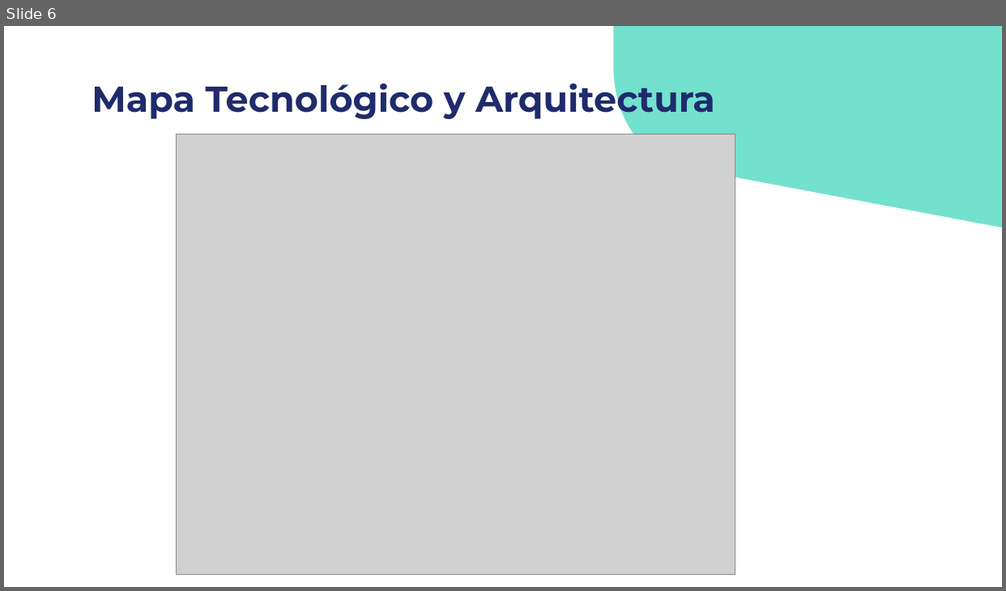
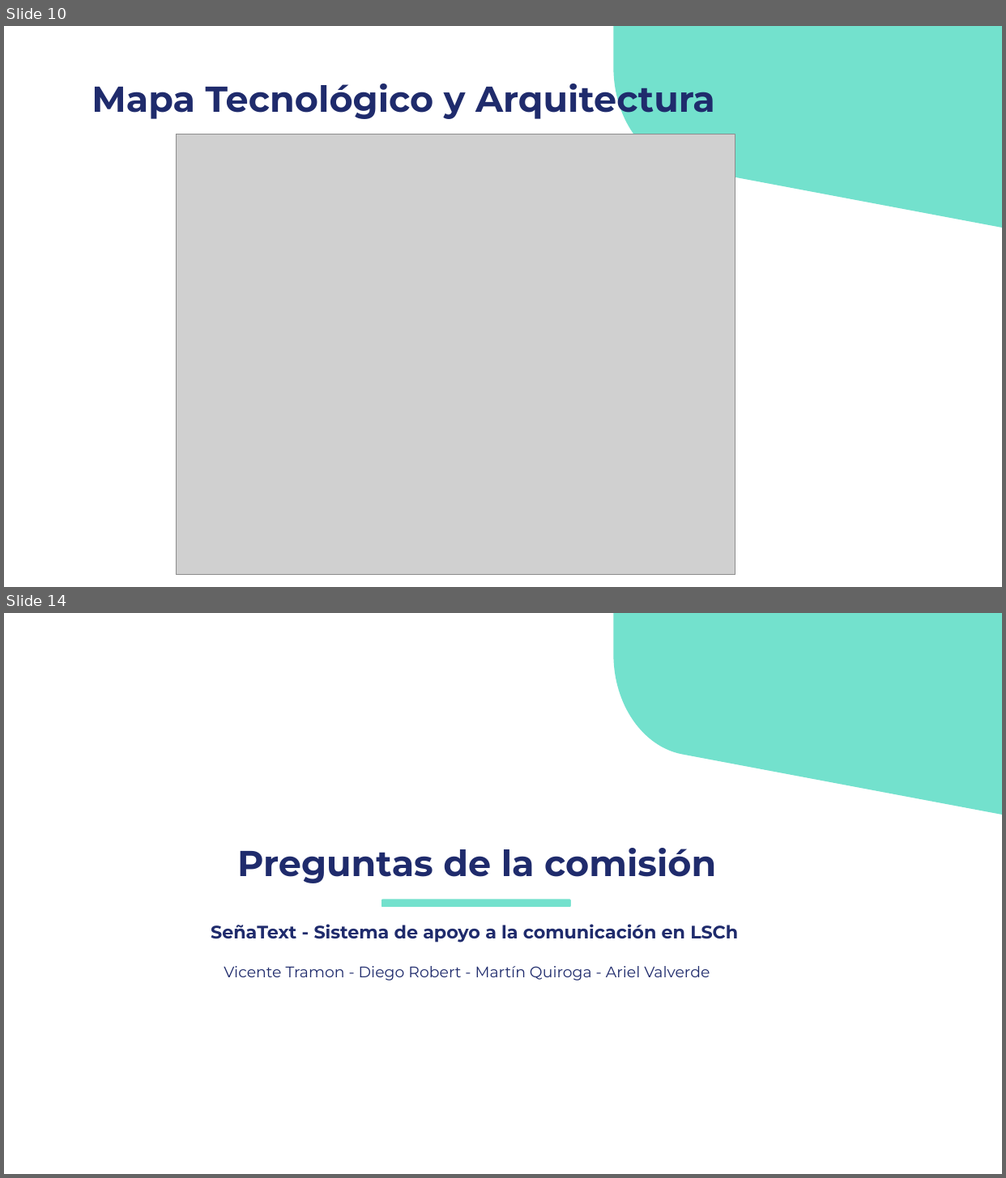
Before and after one commit to mtynnn/senatext, a slide deck: Fase 2/Evidencias Proyecto/Gestion_proyecto/Presentación Proyecto.pptx. Shown one above the other, each under a label of ours: slide 6 before the commit, slides 10 and 14 after it; the slides between them are not shown. The pictures are 1006x591 and 1006x1178 pixels, drawn with LibreOffice and Linux fonts; fonts in the diff are those of the drawing; grey boxes stand for pictures. Boxes give left, top, right and bottom in pixels: in the first picture for what was removed or moved away, otherwise in the second. Text is boxed around its words. In the diff, an @@ line names an element or a change of style, - is before the commit and + after.

```diff
--- a/Fase 2/Evidencias Proyecto/Gestion_proyecto/Presentación Proyecto.pptx
+++ b/Fase 2/Evidencias Proyecto/Gestion_proyecto/Presentación Proyecto.pptx
@@ slide 14 added at (4, 613, 1002, 1174), background #FFFFFF; not listed: 1 template element that a slide beside it also shows @@
@@ title added at (237, 848, 716, 884), 26 pt, text #1F2B6C, bold @@
+Preguntas de la comisión
@@ rounded rectangle added at (381, 898, 572, 907), fill #73E1CD, outline #FFFFFF 0.75 pt @@
@@ title added at (211, 924, 738, 943), 13 pt, text #1F2B6C, bold @@
+SeñaText - Sistema de apoyo a la comunicación en LSCh
@@ title added at (224, 966, 710, 981), 11 pt, text #1F2B6C @@
+Vicente Tramon - Diego Robert - Martín Quiroga - Ariel Valverde
@@ what was slide 6 is now slide 10 @@
```
Also in this commit, not shown: 3 slides changed, 9 other slides added, 4 slides removed.
